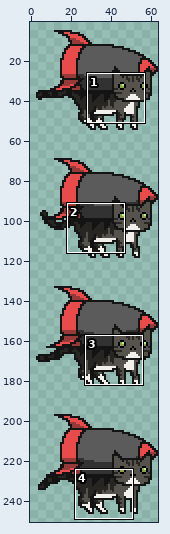
Edited in one commit: sprite sheet (LudumDare41/Assets/Sprites/Kitten/kitten.png). Above, an overview of the earlier version with the close-up marked.
Close-up. As it was:
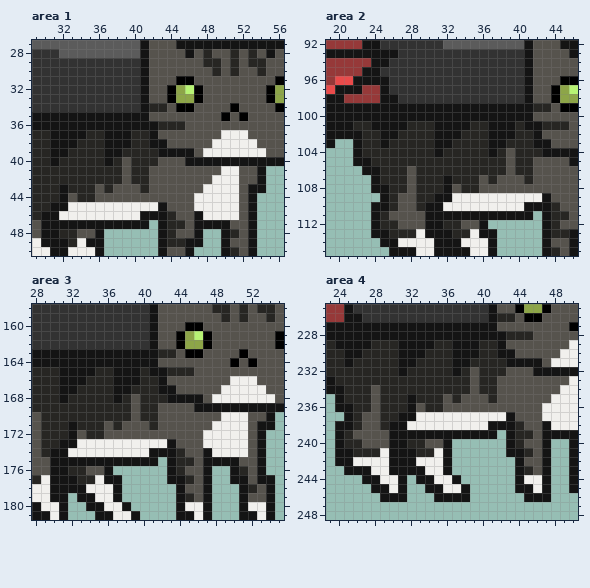
The file is 64x256 pixels. Colours within 5 levels of each other are drawn and written as one. Shown: area 1: x 29..56, y 27..50; area 2: x 19..46, y 92..115; area 3: x 28..55, y 158..181; area 4: x 23..50, y 225..248. The wide view leaves out empty margins.
After the commit:
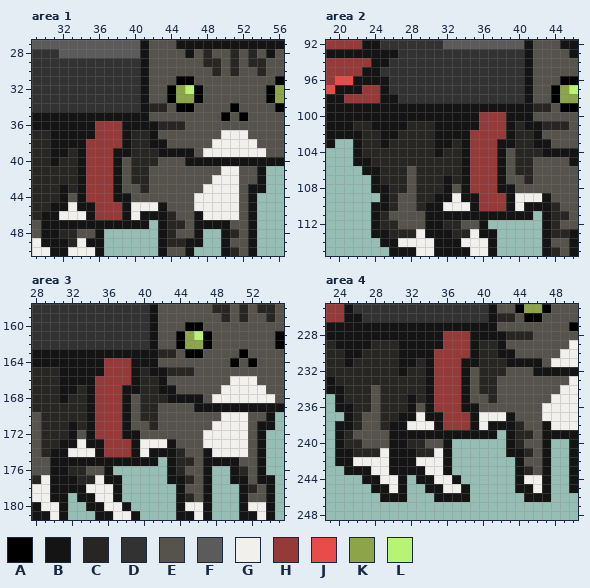
Palette (. is transparent): A #000000  B #141414  C #272623  D #323232  E #56534d  F #5b5b5b  G #f1f0ed  H #963939  J #e94b4b  K #8da548  L #b7f374
Difference:
Area 1:
Colour C gives way to colour B in row 37 at x 35; in row 38 at x 34; in row 39 at x 34 and 39; in rows 40 to 42 at x 34 and 38; in rows 43 to 44 at x 34.
Colour E gives way to colour B in row 43 at x 38; in row 44 at x 38 to 39.
Colour G gives way to colour B in row 45 at x 34 to 35 and 39; in row 46 at x 35 and 39.
Colour B gives way to colour H in row 36 at x 36 to 38; in rows 37 to 38 at x 37 to 38; in rows 39 to 40 at x 37.
Colour C gives way to colour H in row 37 at x 36; in rows 38 to 40 at x 35 to 36; in rows 41 to 42 at x 35 to 37; in row 43 at x 35 and 37; in row 44 at x 35.
Colour E gives way to colour H in row 43 at x 36; in row 44 at x 36 to 37.
Colour G gives way to colour H in rows 45 to 46 at x 36 to 38.
Area 2:
Colour C gives way to colour B in row 101 at x 35; in row 102 at x 34; in row 103 at x 34 and 39; in rows 104 to 106 at x 34 and 38; in rows 107 to 108 at x 34.
Colour E gives way to colour B in row 107 at x 38; in row 108 at x 38 to 39.
Colour G gives way to colour B in row 109 at x 34 to 35 and 39; in row 110 at x 35 and 39.
Colour B gives way to colour H in row 100 at x 36 to 38; in rows 101 to 102 at x 37 to 38; in rows 103 to 104 at x 37.
Colour C gives way to colour H in row 101 at x 36; in rows 102 to 104 at x 35 to 36; in rows 105 to 106 at x 35 to 37; in row 107 at x 35 and 37; in row 108 at x 35.
Colour E gives way to colour H in row 107 at x 36; in row 108 at x 36 to 37.
Colour G gives way to colour H in rows 109 to 110 at x 36 to 38.
Area 3:
Colour C gives way to colour B in row 165 at x 35; in row 166 at x 34; in row 167 at x 34 and 39; in rows 168 to 170 at x 34 and 38; in rows 171 to 172 at x 34.
Colour E gives way to colour B in row 171 at x 38; in row 172 at x 38 to 39.
Colour G gives way to colour B in row 173 at x 34 to 35 and 39; in row 174 at x 35 and 39.
Colour B gives way to colour H in row 164 at x 36 to 38; in rows 165 to 166 at x 37 to 38; in rows 167 to 168 at x 37.
Colour C gives way to colour H in row 165 at x 36; in rows 166 to 168 at x 35 to 36; in rows 169 to 170 at x 35 to 37; in row 171 at x 35 and 37; in row 172 at x 35.
Colour E gives way to colour H in row 171 at x 36; in row 172 at x 36 to 37.
Colour G gives way to colour H in rows 173 to 174 at x 36 to 38.
Area 4:
Colour C gives way to colour B in row 229 at x 35; in row 230 at x 34; in row 231 at x 34 and 39; in rows 232 to 234 at x 34 and 38; in rows 235 to 236 at x 34.
Colour E gives way to colour B in row 235 at x 38; in row 236 at x 38 to 39.
Colour G gives way to colour B in row 237 at x 34 to 35 and 39; in row 238 at x 35 and 39.
Colour B gives way to colour H in row 228 at x 36 to 38; in rows 229 to 230 at x 37 to 38; in rows 231 to 232 at x 37.
Colour C gives way to colour H in row 229 at x 36; in rows 230 to 232 at x 35 to 36; in rows 233 to 234 at x 35 to 37; in row 235 at x 35 and 37; in row 236 at x 35.
Colour E gives way to colour H in row 235 at x 36; in row 236 at x 36 to 37.
Colour G gives way to colour H in rows 237 to 238 at x 36 to 38.
Pixel boxes of the changes (left, top, right, bottom) in both close-ups:
changed: (77, 121, 131, 220)
changed: (461, 112, 515, 211)
changed: (86, 358, 140, 457)
changed: (425, 331, 479, 430)
